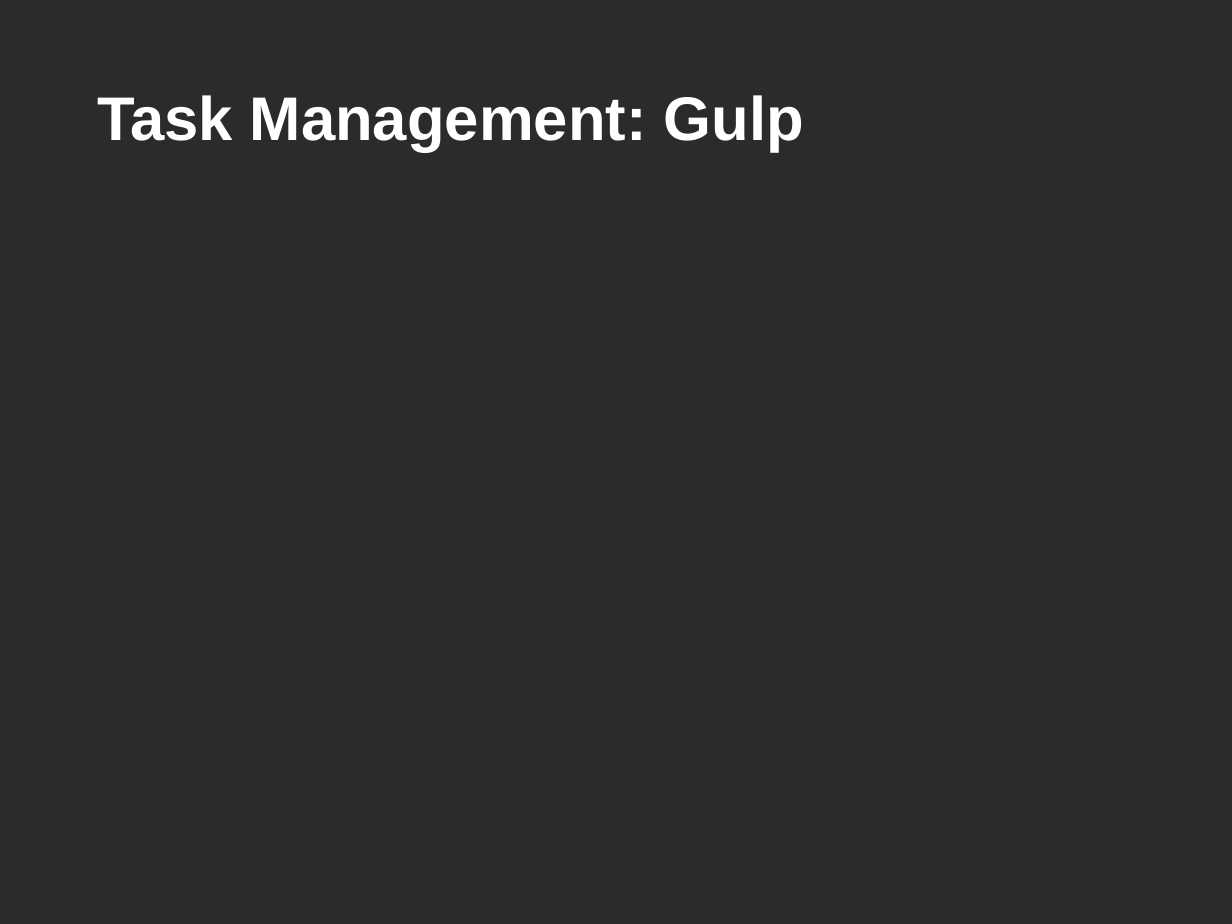
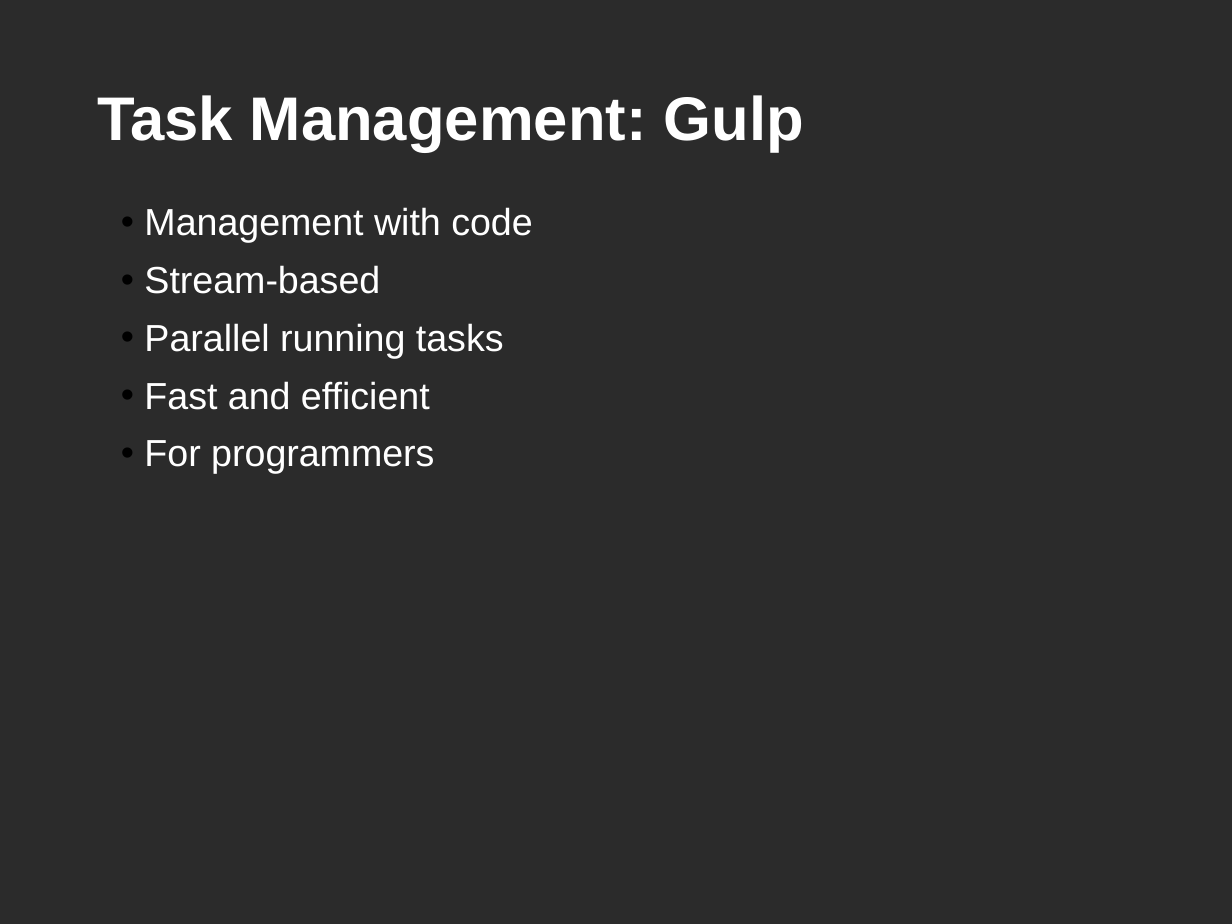
Before and after one commit to derrickwilliams/js-node-tools-toi, a slide deck: slide 27 of it.pptx (slide 28 before the commit). Drawn at 1232x924 pixels with LibreOffice and Linux fonts; fonts in the diff are those of the drawing; background and template pictures are left out; a plain dark background stands for a picture behind light text. Boxes give left, top, right and bottom in pixels: in the first picture for what was removed or moved away, otherwise in the second. Text is boxed around its words. In the diff, an @@ line names an element or a change of style, - is before the commit and + after.

```diff
--- a/it.pptx
+++ b/it.pptx
@@ text added at [144,207,532,474], 22 pt, text #FFFFFF @@
+• Management with code
+• Stream-based
+• Parallel running tasks
+• Fast and efficient
+• For programmers
```
Also in this commit, not shown: 5 other slides changed, 5 slides added, 1 slide removed, 8 other files.
